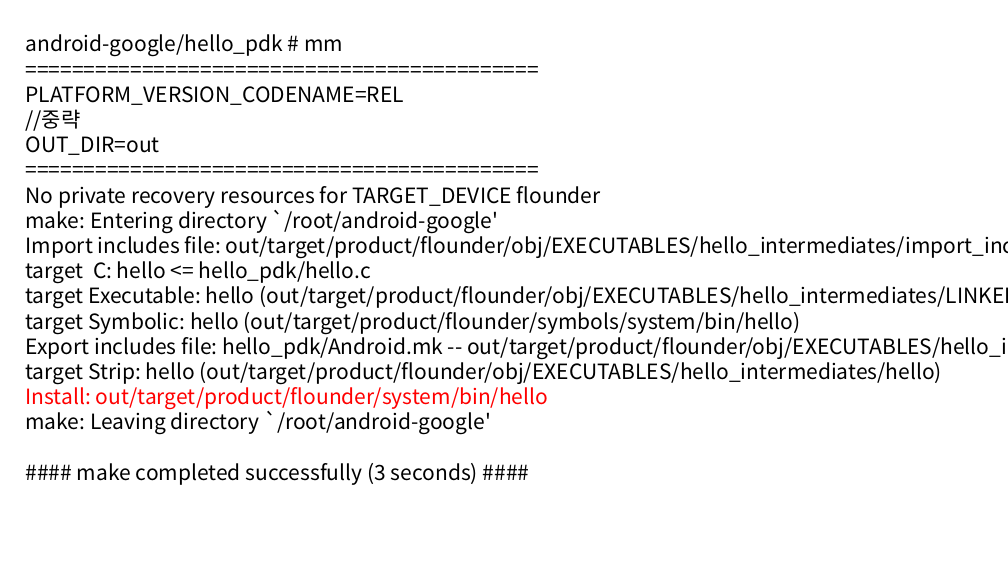
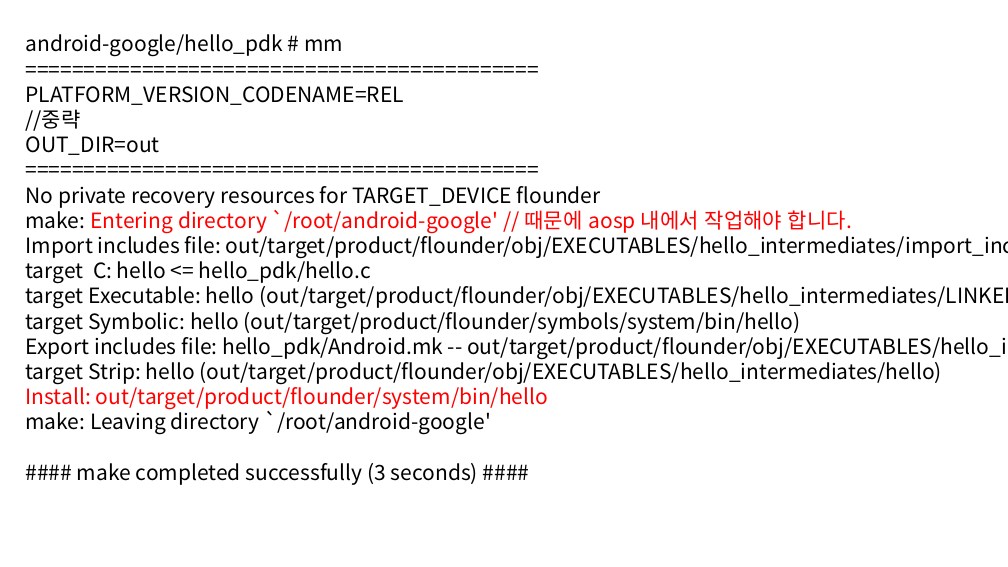
Before and after one commit to beila/ndkclass, a slide deck: slide 16 of lecturer/20150604.pptx. Drawn at 1008x567 pixels with LibreOffice and Linux fonts; fonts in the diff are those of the drawing. Boxes give left, top, right and bottom in pixels: in the first picture for what was removed or moved away, otherwise in the second. Text is boxed around its words. In the diff, an @@ line names an element or a change of style, - is before the commit and + after.

```diff
--- a/lecturer/20150604.pptx
+++ b/lecturer/20150604.pptx
@@ text at (x1=26, y1=207, x2=852, y2=233): text changed; text colour #000000 to #FF0000 @@
-make: Entering directory `/root/android-google'
+make: Entering directory `/root/android-google' // 때문에 aosp 내에서 작업해야 합니다.
```
Also in this commit, not shown: 5 other slides changed, 2 slides added, 1 slide removed, 8 other files.
